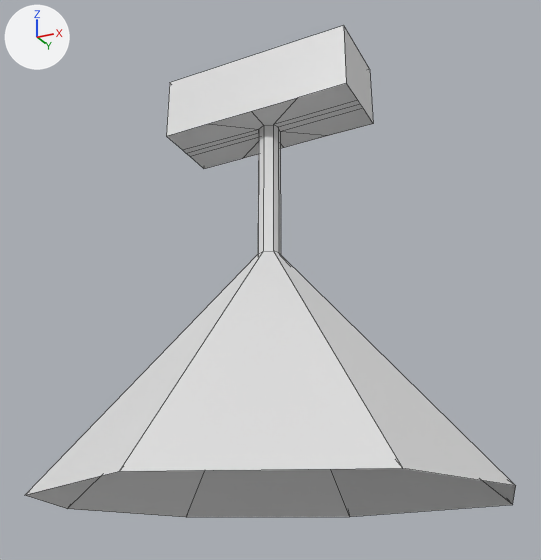
The FBX model Assets/3D Models/lampada_do_teto.fbx: old version first, new version second.
Before and after are seen from a 50 mm lens placed at (1.92, -4.25, -1.94), pointed at (-0.16, -0.08, -0.06). The lights are fixed; the arrows at upper left show +X, +Y and +Z. Mesh edges are drawn as thin lines. Where no turn or scale is listed for an object, it has been applied to the vertices.

The older version as bpy lines, for what is in view:
```python
me_cube = bpy.data.meshes.new('Cube')
me_cube.from_pydata(...)  # 52 vertices, 41 faces; spans x -1.46..1.47, y -1.5..1.3, z -2.81..0.25
me_cube.materials.append(mat_material)  # white #e7e7e7
ob_lapada_do_teto = bpy.data.objects.new('lapada do teto', me_cube)
ob_lapada_do_teto.location = (-0.193, 0.0, 1.329)
```
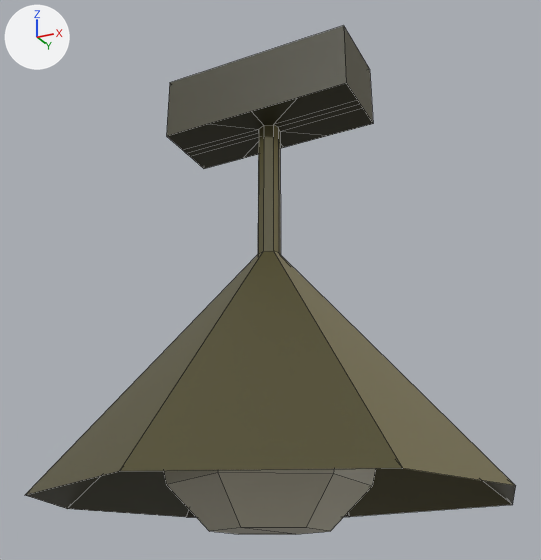
Where the newer file only moved an object's origin or applied its transform, the numbers keep the older frame.

Pixel boxes (x1, y1, x2, y2) of what changed, in the pictures (541 x 560 px):
```json
{"object": "lapada do teto", "change": "reshaped", "before": [25, 26, 516, 517], "after": [25, 26, 516, 534]}
{"part": 1, "of": "me_cube", "change": "added", "after": [164, 469, 376, 534]}
{"part": 2, "of": "me_cube", "change": "recoloured", "before": [25, 26, 516, 517], "after": [25, 26, 516, 517]}
```

The change, as JSON lines over the scene's bpy script:
```json
{"op": "add", "block": "img_sphere_png", "code": ["img_sphere_png = load_image('Sphere.png', '_unpacked/Sphere.png', 1024, 1024, 'sRGB')"]}
{"op": "add", "block": "mat_material_005", "code": ["mat_material_005 = principled_material('Material.005')", "mat_material_005.texture = img_sphere_png  # with its transparency"]}
{"block": "me_cube", "where": "# used by ob_lapada_do_teto; location = (-0.193, 0.0, 1.329)"}
{"op": "remove", "block": "me_cube", "code": "me_cube.from_pydata(...)  # 52 vertices, 41 faces; spans x -1.46..1.47, y -1.5..1.3, z -2.81..0.25"}
{"op": "add", "block": "me_cube", "code": "me_cube.from_pydata(...)  # 88 vertices, 72 faces; spans x -1.46..1.47, y -1.5..1.3, z -2.99..0.25"}
{"block": "me_cube", "change": "me_cube part 1: a new loose piece of 36 vertices spanning x -0.59..0.65, y -0.81..0.63, z -2.99..-1.69, in mat_material_005 (picture img_sphere_png)"}
{"block": "me_cube", "change": "me_cube part 2: 40 faces spanning x -1.46..1.47, y -1.5..1.3, z -2.81..0.25 switch from mat_material (white #e7e7e7) to mat_material_005 (picture img_sphere_png)"}
```
